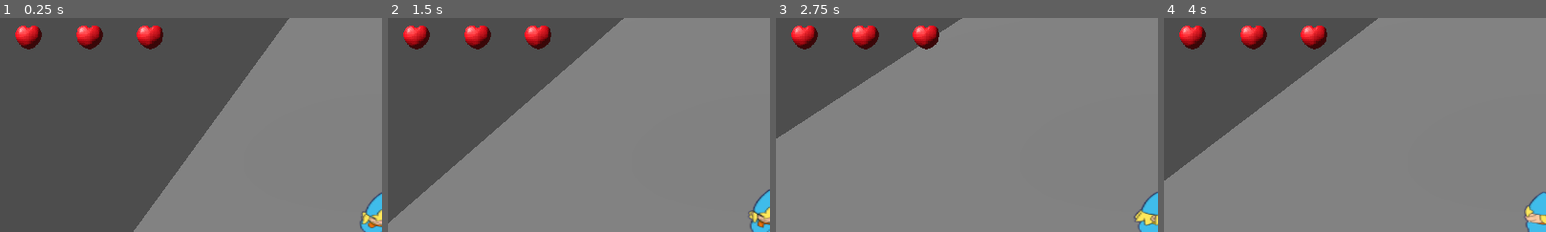
Above: before the commit, frames 1-4 (left to right).
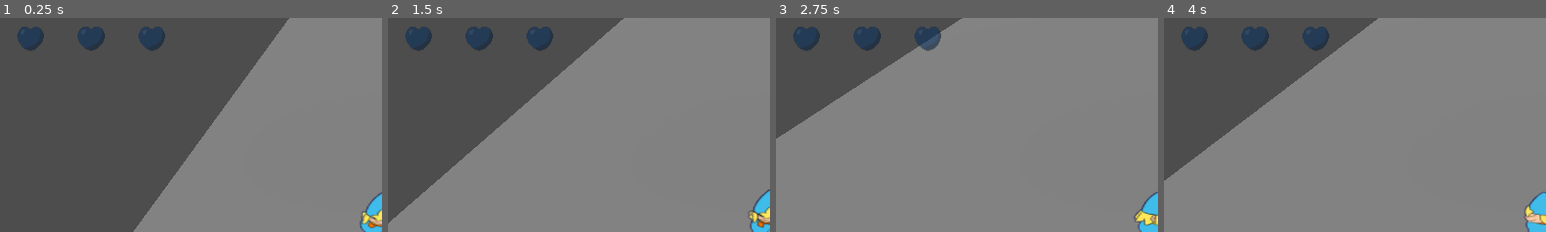
Above: after the commit, the same moments.

Repository: gusrezende/ThePartyOfLosersGodotVer
Game: Godot game, scene res://node_3d.tscn
Two runs of this game, one before a commit and one after it. Both use one fixed random seed, a clock stepped at 60 frames per second and the inputs below.
Inputs (mouse positions are % of the whole screen's width and height, from its top left):
- Up to frame 1 (0.25 s): no input
- Up to frame 2 (1.5 s): move the mouse to (72, 45) at 0.52 s; hold D (move_right) 0.53-1.28 s; click (72, 45) at 0.67 s; move the mouse to (30, 55) at 1.27 s; hold S (move_back) from 1.28 s (still down)
- Up to frame 3 (2.75 s): move the mouse to (60, 28) at 2.02 s; release S (move_back) at 2.03 s; hold D (move_right) from 2.03 s (still down)
- Up to frame 4 (4 s): move the mouse to (45, 70) at 2.77 s; release D (move_right) at 2.78 s; hold W (move_forward) 2.78-3.53 s; click (45, 70) at 2.92 s; move the mouse to (80, 65) at 3.52 s; hold A (move_left) from 3.53 s (still down)
The pictures show only the part of the screen within x 0-50%, y 2-52%; the shares and areas given below are measured in that part.

The runs differ from the first frame. In frame 1, 2.0% of the frame differs, in the area x 4-44%, y 3-16%; in frame 2, 2.0%; in frame 3, 2.0%; in frame 4, 2.0%.

Commit message:
life bar update

Diff:
--- a/Life Hearts UI/hud.gd
+++ b/Life Hearts UI/hud.gd
@@ -26,3 +26,4 @@
 		var heart_min = i * hp_per_heart
 		var heart_hp = clamp(current_hp - heart_min, 0, hp_per_heart)
 		hearts[i].value = (heart_hp / hp_per_heart) * 100.0
+		print("Coração ", i, " valor: ", hearts[i].value)
--- a/Life Hearts UI/lifeHeartsUI.tscn
+++ b/Life Hearts UI/lifeHeartsUI.tscn
@@ -1,6 +1,7 @@
 [gd_scene format=3 uid="uid://b4flc54piu4pc"]
 
 [ext_resource type="Script" uid="uid://b7e8ye2c1eca" path="res://Life Hearts UI/hud.gd" id="1_613kq"]
+[ext_resource type="Texture2D" uid="uid://gdfqa53c76my" path="res://Life Hearts UI/assets/lifeheartempty.png" id="2_hge17"]
 [ext_resource type="Texture2D" uid="uid://dalu2ig4mpd7d" path="res://Life Hearts UI/assets/lifeheart.png" id="2_jmf4g"]
 
 [node name="Node3D" type="Node3D" unique_id=520576831]
@@ -9,17 +10,22 @@
 script = ExtResource("1_613kq")
 
 [node name="HeartsContainer" type="HBoxContainer" parent="HUD" unique_id=356958251]
-offset_right = 40.0
-offset_bottom = 40.0
+offset_left = 12.0
+offset_top = 8.0
+offset_right = 212.0
+offset_bottom = 72.0
 
 [node name="Heart1" type="TextureProgressBar" parent="HUD/HeartsContainer" unique_id=884335791]
 layout_mode = 2
-texture_under = ExtResource("2_jmf4g")
+texture_under = ExtResource("2_hge17")
+texture_progress = ExtResource("2_jmf4g")
 
 [node name="Heart2" type="TextureProgressBar" parent="HUD/HeartsContainer" unique_id=583155227]
 layout_mode = 2
-texture_under = ExtResource("2_jmf4g")
+texture_under = ExtResource("2_hge17")
+texture_progress = ExtResource("2_jmf4g")
 
 [node name="Heart3" type="TextureProgressBar" parent="HUD/HeartsContainer" unique_id=1812657703]
 layout_mode = 2
-texture_under = ExtResource("2_jmf4g")
+texture_under = ExtResource("2_hge17")
+texture_progress = ExtResource("2_jmf4g")
Binary file added: Life Hearts UI/assets/lifeheartempty.png
Not shown, added: Life Hearts UI/assets/lifeheartempty.png.import
